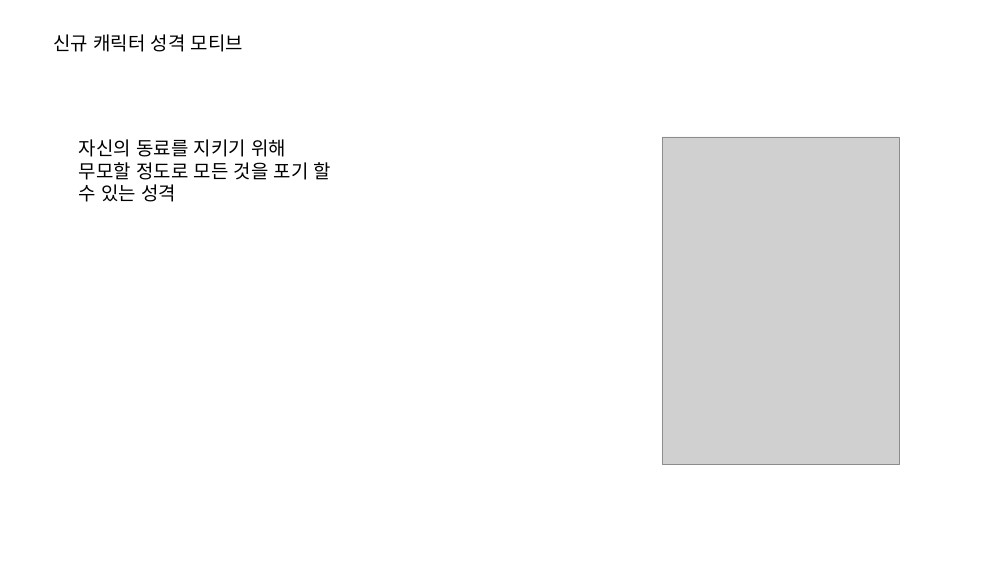
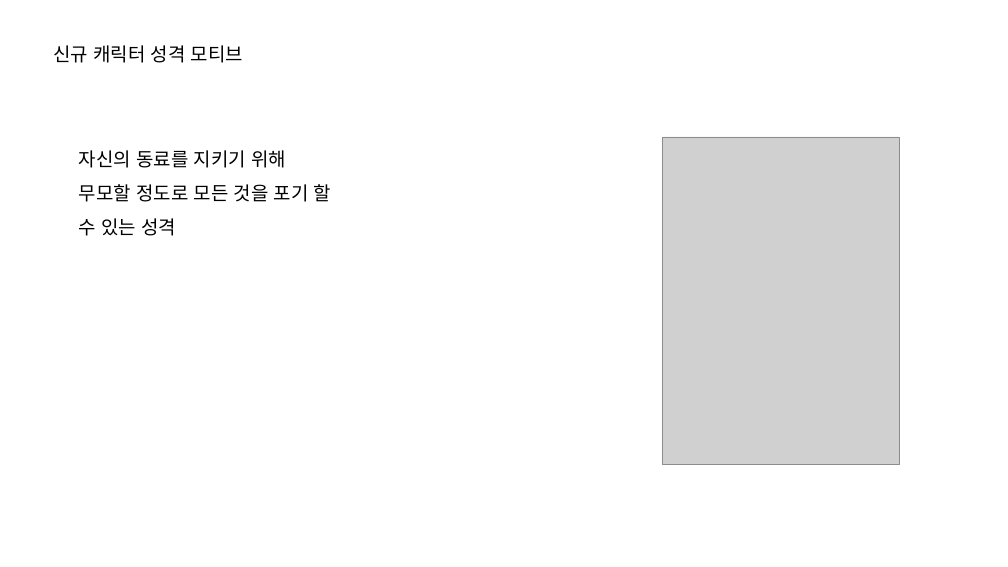
Before and after one commit to PhenomJ/GameDesign, a slide deck: slide 6 of 가디언 테일즈/1. PPT/신규_캐릭터_기획.pptx. Drawn at 1008x567 pixels with LibreOffice and Linux fonts; fonts in the diff are those of the drawing; grey boxes stand for pictures. Boxes give left, top, right and bottom in pixels: in the first picture for what was removed or moved away, otherwise in the second. Text is boxed around its words. In the diff, an @@ line names an element or a change of style, - is before the commit and + after.

```diff
--- a/가디언 테일즈/1. PPT/신규_캐릭터_기획.pptx
+++ b/가디언 테일즈/1. PPT/신규_캐릭터_기획.pptx
@@ text "신규 캐릭터 성격 모티브" at (53, 45, 243, 63): line spacing 1 to 1.5 @@
@@ text "자신의 동료를 지키기 위해" at (79, 150, 331, 236): line spacing 1 to 1.5 @@
```
Also in this commit, not shown: 4 other slides changed, 4 slides added.
